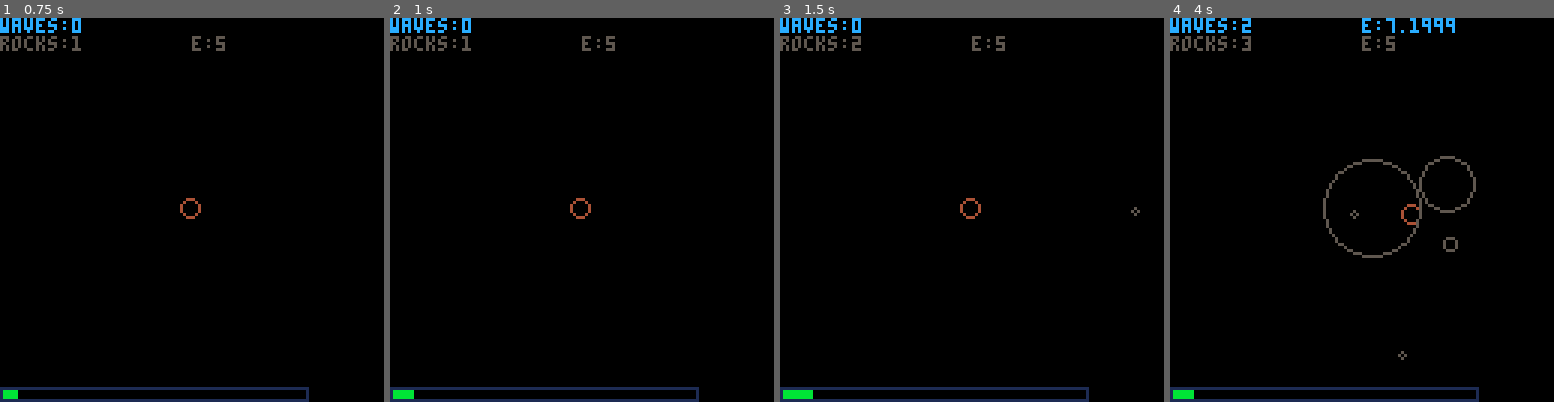
Above: before the commit, frames 1-4 (left to right).
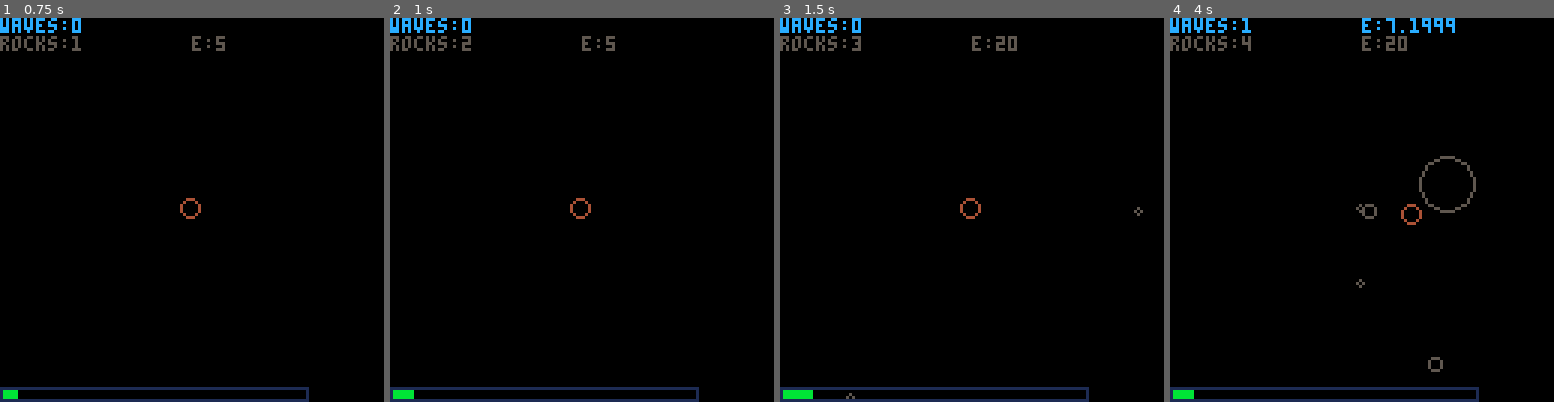
Above: after the commit, the same moments.

Repository: EngMaltez/P8Lab
Game: PICO-8 cartridge circprot.p8
The game is run twice, just before and just after one commit, with the same random seed, the same clock (stepped at 60 frames per second) and the same inputs.
Inputs:
- Up to frame 1 (0.75 s): tap X (X key) at 0.33 s; tap O (Z key) at 0.7 s
- Up to frame 2 (1 s): no input
- Up to frame 3 (1.5 s): tap X (X key) at 1.07 s
- Up to frame 4 (4 s): hold Right 1.6-2.1 s; tap O (Z key) every 0.4 s from 1.7 to 3.7 s; tap X (X key) at 1.85, 2.97 s; hold Up 2.15-2.42 s; hold Right 2.47-3.03 s; hold Left 3.08-3.58 s; hold Down 3.63-3.97 s

Frame 1 is identical in both runs. In frame 2, less than 0.1% of the frame differs, in the area x 18-22%, y 4-8%; in frame 3, 0.2%; in frame 4, 1.0%, in the area x 18-75%, y 0-93%.

Commit message:
ENH: rock spwan

Diff:
--- a/circprot.p8
+++ b/circprot.p8
@@ -5,9 +5,7 @@
 --by miguel maltez
 
 --todo:
--- . bar of energy
--- . charging of energy
--- . define wave color scale
+-- . automatic rock spawn
 
 function _init()
 	init_game()
@@ -15,6 +13,7 @@
 
 -->8
 -- game
+spawn_timer = 30
 
 function init_game()
 	plr = {
@@ -30,12 +29,6 @@
 
 function update_game()
 	update_player()
-
-	if btnp(❎) then
-		sfx(2)
-		create_rock()
-	end
-
 	update_shockwaves()
 	update_rocks()
 	-- check collisions waves & rocks
@@ -67,6 +60,19 @@
 			del(rocks, rock)
 		end
 	end
+	-- rock spawn
+	if btnp(❎) then
+		sfx(2)
+		create_rock()
+	end
+	spawn_timer -= 1
+	if spawn_timer == 0 then
+		if rnd() < 1/#rocks then
+			sfx(2)
+			create_rock()
+		end
+		spawn_timer = 30
+	end
 end
 
 function draw_game()
